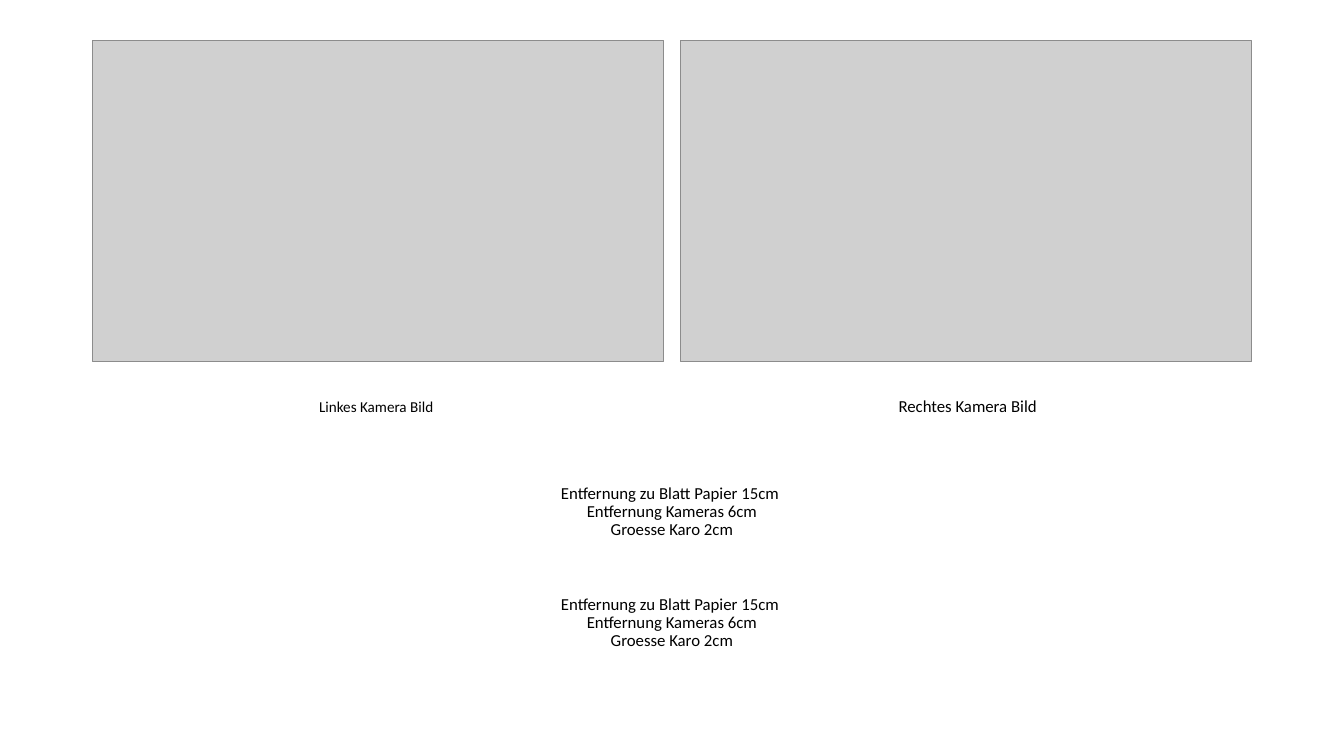
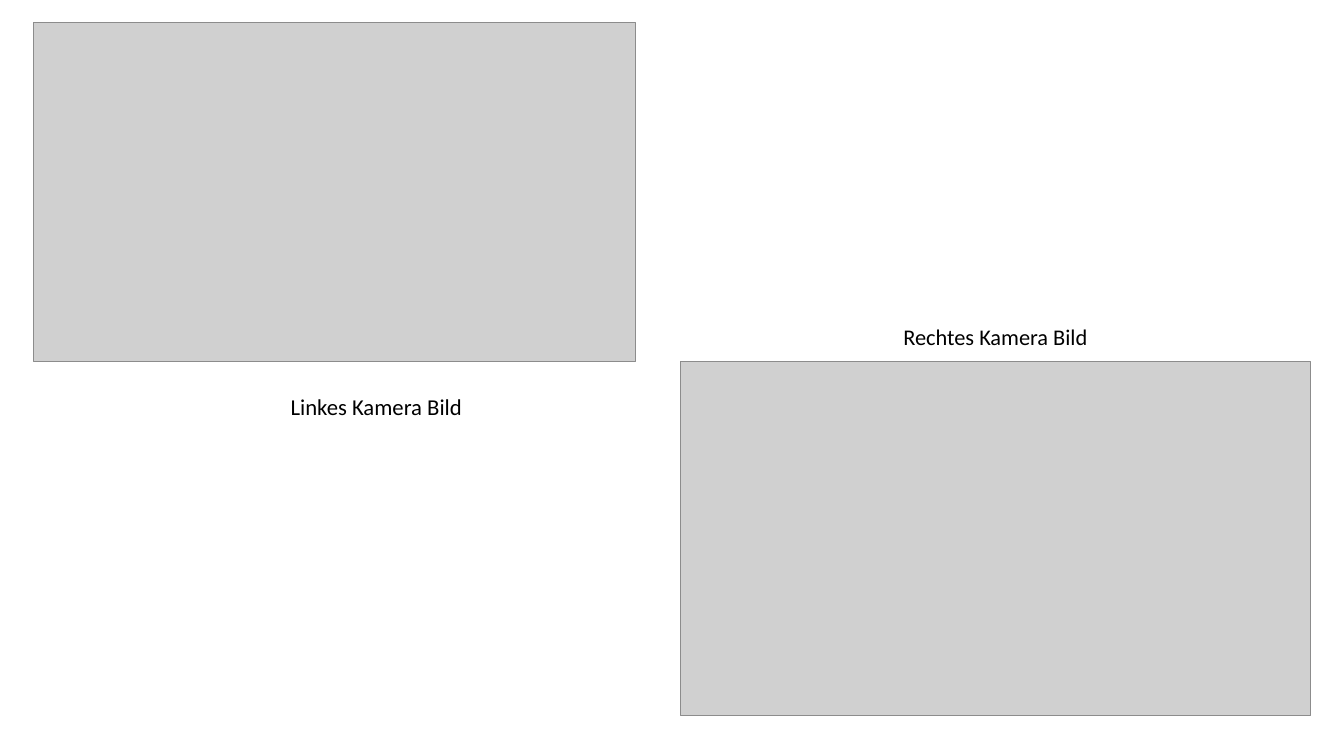
Before and after one commit to MuckFoe/SpeedNeverKilledSomebody, a slide deck: slide 2 of presentations/praesentation1.pptx (slide 1 before the commit). Drawn at 1344x756 pixels with LibreOffice and Linux fonts; fonts in the diff are those of the drawing; grey boxes stand for pictures. Boxes give left, top, right and bottom in pixels: in the first picture for what was removed or moved away, otherwise in the second. Text is boxed around its words. In the diff, an @@ line names an element or a change of style, - is before the commit and + after.

Commit message:
added presentation as well as some sample pictures, and some changes to readme - additional links

```diff
--- a/presentations/praesentation1.pptx
+++ b/presentations/praesentation1.pptx
@@ picture: place and size @@
-picture at (93, 40, 664, 362)
+picture at (33, 22, 636, 361)
@@ text "Rechtes Kamera Bild": place and size @@
-text "Rechtes Kamera Bild" at (899, 400, 1037, 412)
+text "Rechtes Kamera Bild" at (903, 329, 1087, 345)
@@ text "Rechtes Kamera Bild" at (903, 329, 1087, 345): size 12 to 16 pt; line spacing 0.8 to 0.9 @@
@@ picture: place and size @@
-picture at (681, 41, 1252, 362)
+picture at (681, 362, 1311, 716)
@@ title "Linkes Kamera Bild" at (291, 399, 462, 415): size 10.8 to 16.2 pt @@
@@ text removed at (561, 487, 779, 535) @@
-Entfernung zu Blatt Papier 15cm
-Entfernung Kameras 6cm
-Groesse Karo 2cm
@@ text removed at (561, 598, 779, 646) @@
-Entfernung zu Blatt Papier 15cm
-Entfernung Kameras 6cm
-Groesse Karo 2cm
```
Also in this commit, not shown: 3 slides added, 1 slide removed, 4 other files.
